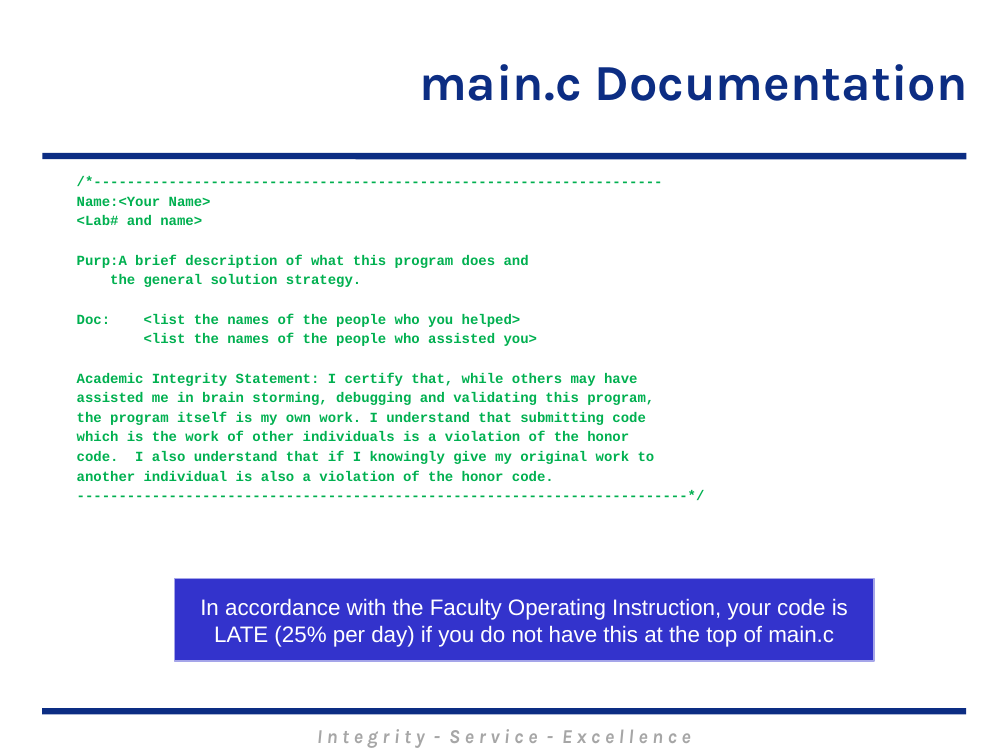
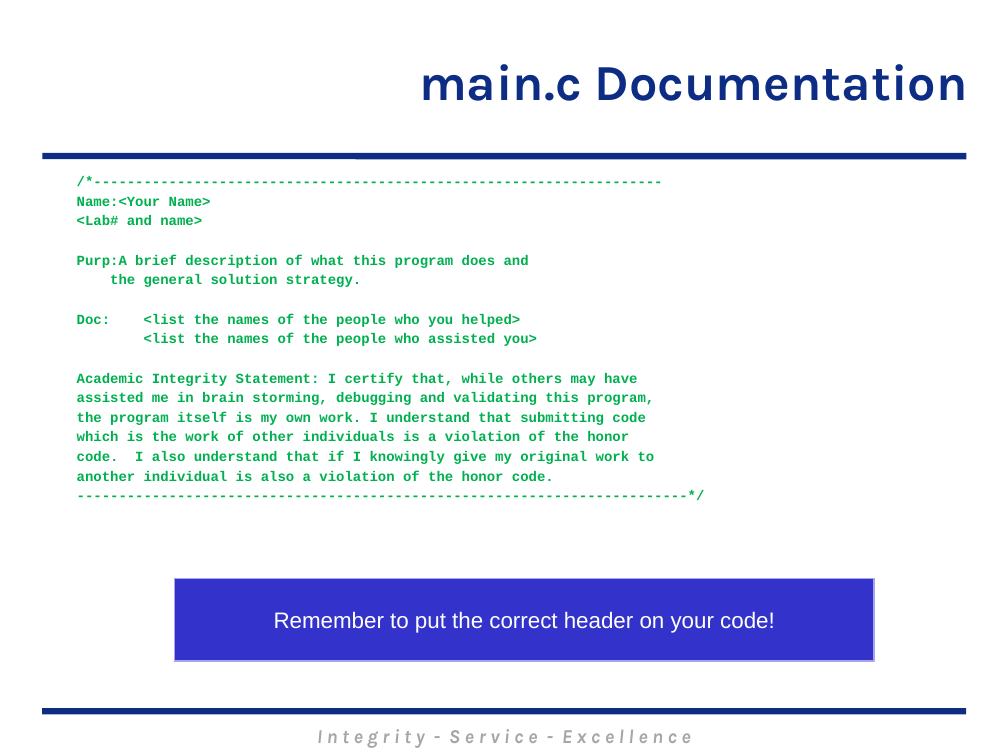
Before and after one commit to MarsUniversity/ECE382, a slide deck: slide 24 of source/lessons/lsn20/Lsn20.pptx (slide 23 before the commit). Drawn at 1008x756 pixels with LibreOffice and Linux fonts; fonts in the diff are those of the drawing; background and template pictures are left out. Boxes give left, top, right and bottom in pixels: in the first picture for what was removed or moved away, otherwise in the second. Text is boxed around its words. In the diff, an @@ line names an element or a change of style, - is before the commit and + after.

```diff
--- a/source/lessons/lsn20/Lsn20.pptx
+++ b/source/lessons/lsn20/Lsn20.pptx
@@ text in rectangle at (x1=274, y1=611, x2=775, y2=633): text changed @@
-In accordance with the Faculty Operating Instruction, your code is LATE (25% per day) if you do not have this at the top of main.c
+Remember to put the correct header on your code!
```
Also in this commit, not shown: 2 other slides changed, 1 slide added, 10 other files.
